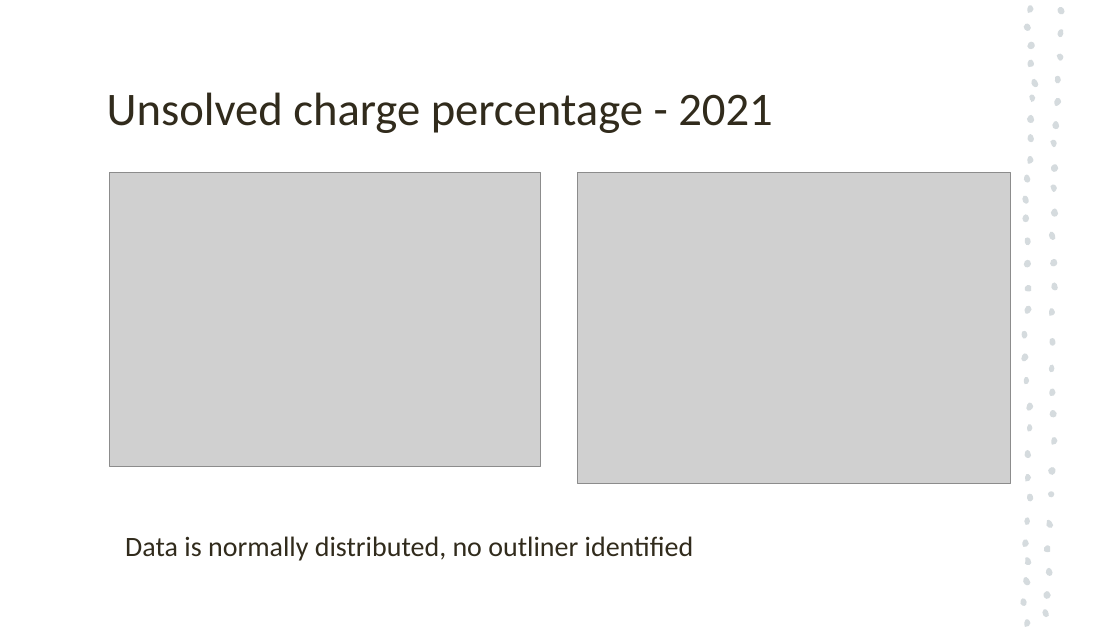
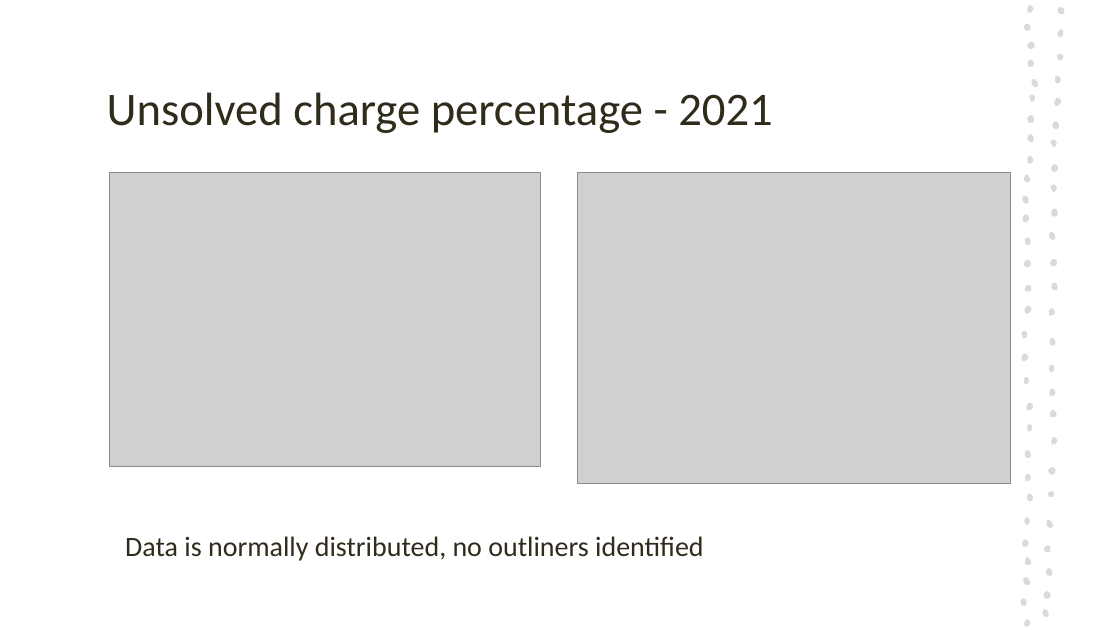
Before and after one commit to antoinetteboyle/Project-1, a slide deck: slide 5 of Crime_Victoria_PowerPoint_Presentation_temporary_Kelvin.pptx. Drawn at 1120x630 pixels with LibreOffice and Linux fonts; fonts in the diff are those of the drawing; grey boxes stand for pictures. Boxes give left, top, right and bottom in pixels: in the first picture for what was removed or moved away, otherwise in the second. Text is boxed around its words. In the diff, an @@ line names an element or a change of style, - is before the commit and + after.

```diff
--- a/Crime_Victoria_PowerPoint_Presentation_temporary_Kelvin.pptx
+++ b/Crime_Victoria_PowerPoint_Presentation_temporary_Kelvin.pptx
@@ title at bbox=[125, 536, 703, 561]: text changed @@
-Data is normally distributed, no outliner identified
+Data is normally distributed, no outliners identified
```
Also in this commit, not shown: 5 other slides changed, 1 slide added, 1 slide removed, 4 other files.
